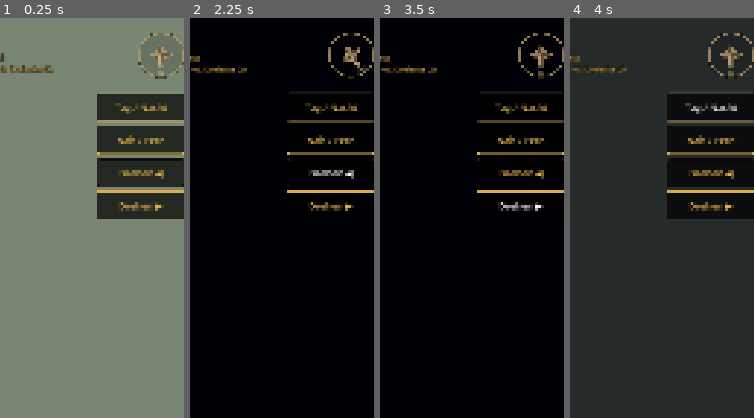
Above: before the commit, frames 1-4 (left to right).
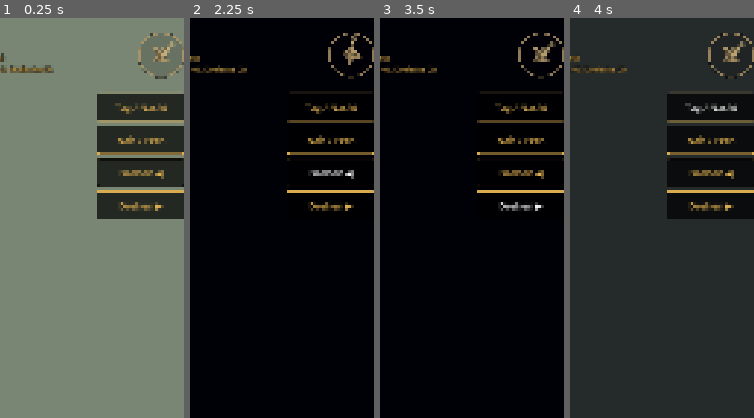
Above: after the commit, the same moments.

Repository: tramour-cmyk/androidapp_rpg_bornim
Game: Godot game, scene res://spiel.tscn
The game is run twice, just before and just after one commit, with the same random seed, the same clock (stepped at 60 frames per second) and the same inputs.
Inputs:
- Up to frame 1 (0.25 s): no input
- Up to frame 2 (2.25 s): click "Tag / Nacht" at 0.5 s; click "Nah / Fern" at 1.25 s; click "Drehen ◀" at 2 s
- Up to frame 3 (3.5 s): click "Drehen ▶" at 2.75 s
- Up to frame 4 (4 s): click "Tag / Nacht" at 3.5 s
The pictures show only the part of the screen within x 46-96%, y 0-50%; the shares and areas given below are measured in that part.

The runs differ from the first frame. In frame 1, 0.4% of the frame differs, in the area x 81-95%, y 5-15%; in frame 2, 0.4%; in frame 3, 0.5%, in the area x 81-96%, y 5-15%; in frame 4, 0.5%.
Error in both runs: Trying to assign value of type 'Nil' to a variable of type 'Dictionary'. (res://skripte/karte.gd:25)

Commit message:
348.6 Runde 12: Grundansicht wie alt, Blick nach Nordwesten (Chefrunde 13:26, 3486 a), Bildstellungen und Waldring zur Kamera im Suedosten; Durchsicht als Ganzes wie alt: Haus, Stand, Brunnen, Laterne, Schild als eigenes Netz, halb durchsichtig, wenn es den Oberkoerper des Helden verdeckt (Strahlen zur Kamera), jeder Bildpunkt einmal
Co-Authored-By: Claude Opus 5.5 <noreply@anthropic.com>
Claude-Session: https://claude.ai/code/session_01CHfjBx3sHTVZZ4MDSFRoNY

Diff:
--- a/godot/shader/toon.gdshader
+++ b/godot/shader/toon.gdshader
@@ -8,6 +8,8 @@
 uniform float cut_on = 0.0;        // Durchsicht (DESIGN-STIL „Karte und Räume“, 353a): Laub vor dem Helden weich ausblenden
 uniform vec3 cut_pos = vec3(0.0);  // Brust des Helden
 uniform float cut_ab = 0.0;        // Rinde: erst ab dieser Hoehe (Stamm in der Krone), Laub: ganz
+uniform float weg = 0.0;           // Durchsicht als Ganzes (gebiet.gd, Gruppe: Haus, Stand, Laterne verdeckt den Helden): deckend aus, nur DURCH
+uniform float durch_a = 0.5;       // dabei Deckkraft (alt WorldScreen: zusammen halb)
 uniform vec3 glow_col : source_color = vec3(1.0, 0.72, 0.38);          // Glas: nachts leuchtend
 uniform float kontur = 0.0;        // Busch: Tusche im Zeichner nach dem Licht, Schattenseite kraeftig, Lichtseite keine (Chef 25.10., 10:16)
 uniform vec3 licht_dir = vec3(0.0, 1.0, 0.0);   // zur Sonne, Welt (Licht.richtung)
@@ -36,12 +38,13 @@
 		loch = step(side, 1.65) * step(-0.95, along);
 		deck = step(side, 2.0) * step(-1.15, along);
 	}
+	if (weg > 0.5) { loch = 1.0; deck = 1.0; }
 #ifdef DURCH
 	if (deck < 0.5) discard;
 #ifdef TIEFE
 	ALPHA = 0.0;
 #else
-	ALPHA = 1.0 - 0.85 * durch;
+	ALPHA = weg > 0.5 ? durch_a : 1.0 - 0.85 * durch;
 #endif
 #else
 	if (loch > 0.5 && !IN_SHADOW_PASS) discard;
--- a/godot/skripte/gebiet.gd
+++ b/godot/skripte/gebiet.gd
@@ -10,7 +10,7 @@
 var karte: Karte
 var info: Dictionary
 var laub: Array[ShaderMaterial] = []   # Durchsicht um den Helden (toon.gdshader), beide Durchgaenge
-var glas: ShaderMaterial
+var glas: Array[ShaderMaterial] = []
 var wasser: ShaderMaterial
 var boden: ShaderMaterial
 var halme: ShaderMaterial
@@ -21,6 +21,9 @@
 var rauch: Array[CPUParticles3D] = []
 var gluehen: Array[CPUParticles3D] = []
 var zeit := 0.0
+var gruppen := {}                     # Durchsicht als Ganzes: Name -> {mats, a, ziel} (dorf.py „Gruppe_…“)
+var held: Node3D                      # spiel.gd: wessen Oberkoerper frei bleibt, und von wo man blickt
+var kamera: Camera3D
 
 func _init(k: Karte) -> void:
 	karte = k
@@ -33,6 +36,7 @@
 	var netz := lade_glb(stamm + ".bin")
 	add_child(netz)
 	male(netz, self)
+	baue_gruppen(netz)
 	var wiese := MeshInstance3D.new()          # Waldboden ausserhalb der Karte: Bodenmaske am Rand fortgesetzt
 	var pm := PlaneMesh.new()
 	pm.size = Vector2(160, 160)
@@ -136,13 +140,13 @@
 				elif g and src and String(src.resource_name).begins_with("rinde"):
 					m.set_shader_parameter("cut_ab", 1.4)
 					g.durchsicht(m)
-				if g and nm.contains("Glas"): g.glas = m
+				if g and nm.contains("Glas"): g.glas.append(m)
 			mi.set_surface_override_material(i, m)
 	for c in n.get_children(): male(c, g, mark, aus)
 
 func nacht(k: float) -> void:
 	for o in lampen: o.light_energy = 4.0 * k   # 348.6: alt nur ein kleiner Hof um die Laterne (Helfer: neu 4-mal zu hell, zu weit)
-	if glas: glas.set_shader_parameter("glow", 1.5 * k)
+	for m in glas: m.set_shader_parameter("glow", 1.5 * k)
 	if wasser: wasser.set_shader_parameter("night", k)
 	if boden: boden.set_shader_parameter("night", k)
 	if halme: halme.set_shader_parameter("night", k)
@@ -154,28 +158,42 @@
 # Laub vor dem Helden, nach der Tusche (Prioritaet 1, 2 wie Rauch), sonst Tuschering an der Lochkante: erst nur Tiefe (vorderste
 # Lage gewinnt), dann halbdurchsichtig nur diese Lage; sonst malt eine innere, verschattete Kugel oder der Stamm dunkle Keile.
 # Laub und Rinde sind geschlossen: ohne Rueckseiten (nicht ins Innere angeschnittener Kronen sehen).
-static var durch_shader := {}   # Schablone -> drei Durchgaenge
+static var durch_shader := {}   # [Schablone, cull] -> drei Durchgaenge
 # mark: Schablone wie toon_mark (2 = feinere Linie, Fichten), sonst ersetzte die Durchsicht sie
-func durchsicht(m: ShaderMaterial, mark := 0) -> void:
-	if not durch_shader.has(mark):
+static func durch_shaders(mark: int, cull: String) -> Array:
+	var key := [mark, cull]
+	if not durch_shader.has(key):
 		var basis := toon_mark(mark) if mark else toon
 		var liste: Array[Shader] = []
-		for art in ["cull_back,", "cull_back, depth_draw_always, blend_mix, unshaded,\n#define DURCH\n#define TIEFE\n", "cull_back, depth_draw_never, blend_mix,\n#define DURCH\n"]:
+		# DURCH malt jeden Bildpunkt nur einmal (Schablone 3), sonst dunkeln aufeinanderliegende Teile doppelt ab (Helfer: Vordach, Fensterrahmen)
+		for art in [cull + ",", cull + ", depth_draw_always, blend_mix, unshaded,\n#define DURCH\n#define TIEFE\n", cull + ", depth_draw_never, blend_mix,\n#define DURCH\n#define EINMAL\n"]:
 			var sh := Shader.new()
-			sh.code = basis.code.replace("render_mode cull_disabled,", "render_mode " + art)
+			var code := basis.code
+			if art.contains("DURCH"): code = toon.code   # ohne die Schablone der Zeichnung (toon_mark), die gilt nur deckend
+			sh.code = code.replace("render_mode cull_disabled,", "render_mode " + art)
+			if art.contains("EINMAL"): sh.code = sh.code.replace("specular_disabled;", "specular_disabled;\nstencil_mode read, write, compare_not_equal, 3;")
 			liste.append(sh)
-		durch_shader[mark] = liste
-	m.shader = durch_shader[mark][0]
+		durch_shader[key] = liste
+	return durch_shader[key]
+
+# die beiden Durchgaenge nach der Tusche (TIEFE, DURCH) an m haengen; gibt den letzten zurueck
+static func kette(m: ShaderMaterial, sh: Array) -> ShaderMaterial:
 	var vor := m
 	for i in [1, 2]:
 		var d := ShaderMaterial.new()
-		d.shader = durch_shader[mark][i]
+		d.shader = sh[i]
 		d.render_priority = i
-		for k in ["tex", "sway", "cut_ab", "kontur", "licht_dir"]:
+		for k in ["tex", "sway", "cut_ab", "kontur", "licht_dir", "glow", "glow_col"]:
 			if m.get_shader_parameter(k) != null: d.set_shader_parameter(k, m.get_shader_parameter(k))
 		if m.get_shader_parameter("kontur"): Licht.nach_licht.append(d)
 		vor.next_pass = d
 		vor = d
+	return vor
+
+func durchsicht(m: ShaderMaterial, mark := 0) -> void:
+	var sh := durch_shaders(mark, "cull_back")
+	m.shader = sh[0]
+	kette(m, sh)
 	var x := m
 	while x:
 		x.set_shader_parameter("cut_on", 1.0)
@@ -184,6 +202,74 @@
 
 func nah(_an: bool, held_pos: Vector3) -> void:
 	for m in laub: m.set_shader_parameter("cut_pos", held_pos + Vector3(0, 0.9, 0))
+
+# ---------------------------------------------------------------- Durchsicht als Ganzes (DESIGN-STIL „Karte und Raeume“, alt WorldScreen.hides)
+# Haus, Stand, Brunnen, Laterne, Schild: verdeckt das Ding den Oberkoerper des Helden (Strahlen von Huefte bis Kopf zur Kamera),
+# wird es als Ganzes halb durchsichtig, weich in 0,3 s; was nur bis zur Huefte reicht (Bank, Theke, Fass), bleibt deckend.
+const DURCH_SCHICHT := 1 << 19         # nur fuer die Strahlen; der Held geht nach Karte.begehbar, nicht nach Koerpern
+const DURCH_A := 0.5                   # alt: zusammen halb (Test 0.1.576: 0,2 zu stark; 27e.1: 35 % zu schwach)
+
+func baue_gruppen(n: Node) -> void:
+	if n is MeshInstance3D and String(n.name).begins_with("Gruppe_"):
+		var mi := n as MeshInstance3D
+		var key := String(mi.name).trim_suffix("_Glas")
+		if not gruppen.has(key): gruppen[key] = {"mats": [], "a": 1.0, "ziel": 1.0}
+		for i in mi.mesh.get_surface_count():
+			var m := mi.get_surface_override_material(i) as ShaderMaterial
+			# eigene Kette (Laub am Haus: Efeu, Blumenkasten) bleibt; sonst kommt sie erst beim Ausblenden dazu
+			gruppen[key]["mats"].append({"m": m, "eigen": m.next_pass != null, "kette": null})
+		if not String(mi.name).ends_with("_Glas"):
+			var body := StaticBody3D.new()
+			body.collision_layer = DURCH_SCHICHT
+			body.collision_mask = 0
+			body.set_meta("gruppe", key)
+			var cs := CollisionShape3D.new()
+			cs.shape = mi.mesh.create_trimesh_shape()
+			body.add_child(cs)
+			mi.add_child(body)
+	for c in n.get_children(): baue_gruppen(c)
+
+func _physics_process(_dt: float) -> void:
+	if held == null or kamera == null or gruppen.is_empty(): return
+	var raum := get_world_3d().direct_space_state
+	var zur := kamera.global_basis.z          # zur Kamera (sie blickt nach -z)
+	var quer := kamera.global_basis.x
+	var treffer := {}
+	for h in [1.05, 1.4, 1.7]:                # Huefte bis Kopf (Held 1,8 m)
+		for s in [-0.12, 0.0, 0.12]:              # Rumpfbreite; 0,2 traf das Standdach neben dem Umhang (Helfer an drehen)
+			var von: Vector3 = held.global_position + Vector3(0, h, 0) + quer * s
+			var q := PhysicsRayQueryParameters3D.create(von, von + zur * 40.0, DURCH_SCHICHT)
+			var aus: Array[RID] = []
+			for k in 3:                       # bis drei Dinge hintereinander
+				q.exclude = aus
+				var r := raum.intersect_ray(q)
+				if r.is_empty(): break
+				treffer[(r["collider"] as Node).get_meta("gruppe")] = true
+				aus.append(r["rid"])
+	for key in gruppen: gruppen[key]["ziel"] = DURCH_A if treffer.has(key) else 1.0
+
+func blende_gruppen(dt: float) -> void:
+	for key in gruppen:
+		var g: Dictionary = gruppen[key]
+		var a: float = g["a"]
+		var z: float = g["ziel"]
+		if a == z: continue
+		a = move_toward(a, z, dt / 0.3)
+		g["a"] = a
+		for e in g["mats"]:
+			var m: ShaderMaterial = e["m"]
+			if not e["eigen"]:
+				if a < 1.0 and m.next_pass == null:
+					if e["kette"] == null:             # der deckende Durchgang bleibt (toon kennt „weg“), Schablone auch
+						kette(m, durch_shaders(0, "cull_disabled"))
+						e["kette"] = m.next_pass
+					else: m.next_pass = e["kette"]
+				elif a >= 1.0: m.next_pass = null
+			var x := m
+			while x:
+				x.set_shader_parameter("weg", 1.0 if a < 1.0 else 0.0)
+				x.set_shader_parameter("durch_a", a)
+				x = x.next_pass as ShaderMaterial
 
 # Blender (x, y Norden, z oben) -> Godot (x, y oben, z Sueden)
 static func gpos(p: Array) -> Vector3:
@@ -370,6 +456,7 @@
 
 func _process(dt: float) -> void:
 	zeit += dt
+	blende_gruppen(dt)
 	for f in falter:
 		var n: Node3D = f["n"]
 		if not n.visible: continue
--- a/godot/skripte/kamera.gd
+++ b/godot/skripte/kamera.gd
@@ -5,7 +5,7 @@
 
 const FERN := 9.0                      # Bildbreite in Metern
 const NAH := 3.4
-const NORD := 180.0                    # Grundansicht nach Sueden (Chef 25.10., 12:25; vorher 45: nach Nordwesten); Windrose: Tippen dreht dorthin zurueck
+const NORD := 45.0                     # Grundansicht wie alt, Blick nach Nordwesten (Chefrunde 25.10., 13:26, 3486 a: Tueren und Fronten zum Betrachter); Windrose: Tippen dreht dorthin zurueck
 
 var ziel: Node3D
 var gieren := NORD
--- a/godot/skripte/spiel.gd
+++ b/godot/skripte/spiel.gd
@@ -53,6 +53,8 @@
 	held.steht_auf.connect(_steht_auf)
 	held.stoesst.connect(_stoesst)
 	kamera.ziel = held
+	gebiet.held = held
+	gebiet.kamera = kamera
 	kamera.springe()
 	ui.ort.text = karte.name_de()
 	_nacht(licht.nacht)
@@ -239,10 +241,10 @@
 	held.richtung = Vector3.ZERO
 	await knips(dir + "/schlagbaum.png")
 	ui.sage([])
-	held.setze(Vector2i(28, 2), "DOWN")             # Laden (Haus 26/3, Tuer 28/5); Runde 11 Grundansicht nach Sueden: Held noerdlich davon
+	held.setze(Vector2i(28, 7), "UP")               # Laden (Haus 26/3, Tuer 28/5): Markise vor der Front; Grundansicht wie alt (3486 a)
 	await get_tree().create_timer(1.0).timeout
 	await knips(dir + "/laden.png")
-	held.setze(Vector2i(29, 16), "DOWN")            # Kirche (Haus 26/18, Tuer 28/20, Glockenturm am Ostende); Held noerdlich davon
+	held.setze(Vector2i(31, 22), "UP")              # Kirche (Haus 26/18, Tuer 28/20, Glockenturm am Ostende) von Suedosten
 	await get_tree().create_timer(1.0).timeout
 	await knips(dir + "/kirche.png")
 	held.setze(Vector2i(15, 24), "UP")              # Fluss mit Bruecke (17-18/25-27) und Brueckenlaterne 19/27, Schilf am Nordufer
@@ -254,7 +256,7 @@
 	licht.umschalten()
 	for st in [[Licht.Stand.MORGEN, "morgen"], [Licht.Stand.ABEND, "abend"]]:   # Runde 11: drei Sonnenstaende wie MapSun.Stand
 		licht.setze_stand(st[0])
-		for o in [[Vector2i(29, 16), "kirche"], [Vector2i(19, 13), "markt"]]:
+		for o in [[Vector2i(31, 22), "kirche"], [Vector2i(19, 13), "markt"]]:
 			held.setze(o[0], "UP")
 			await get_tree().create_timer(1.0).timeout
 			await knips(dir + "/%s_%s.png" % [o[1], st[1]])
@@ -273,4 +275,5 @@
 func knips(p: String) -> void:
 	await RenderingServer.frame_post_draw
 	get_viewport().get_texture().get_image().save_png(p)
-	print("BILD ", p, " Held ", held.kachel, " ", held.position, " Kamera ", kamera.position, " Text ", ui.textfeld.visible, " '", ui.text.text, "' Knopf ", ui.aktion_knopf.visible, " ", ui.aktion_knopf.zeichen, " '", ui.ort_schild.text, "'")
+	print("ZEICHNEN ", RenderingServer.get_rendering_info(RenderingServer.RENDERING_INFO_TOTAL_DRAW_CALLS_IN_FRAME), " Aufrufe ", RenderingServer.get_rendering_info(RenderingServer.RENDERING_INFO_TOTAL_PRIMITIVES_IN_FRAME), " Dreiecke")
+	print("BILD ", p, " Held ", held.kachel, " ", held.position, " Kamera ", kamera.position, " Text ", ui.textfeld.visible, " '", ui.text.text, "' Knopf ", ui.aktion_knopf.visible, " ", ui.aktion_knopf.zeichen, " '", ui.ort_schild.text, "' durchsichtig ", gebiet.gruppen.keys().filter(func(k): return gebiet.gruppen[k]["a"] < 1.0))
Not shown, changed: tools/blender348/v3/dorf.py
